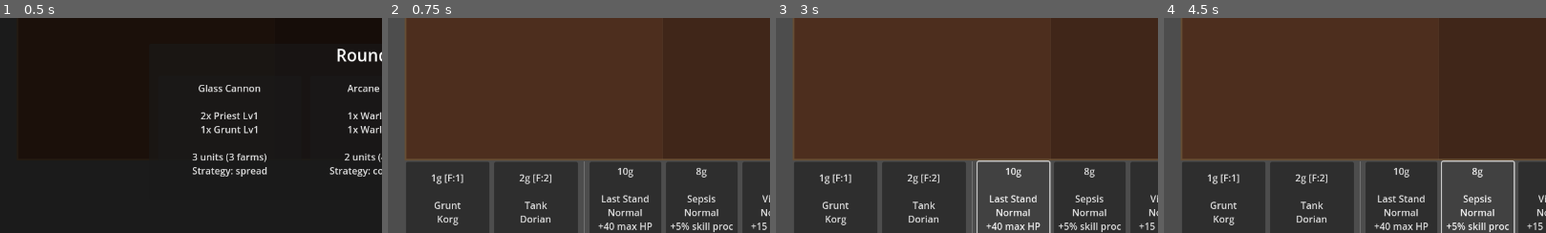
Above: before the commit, frames 1-4 (left to right).
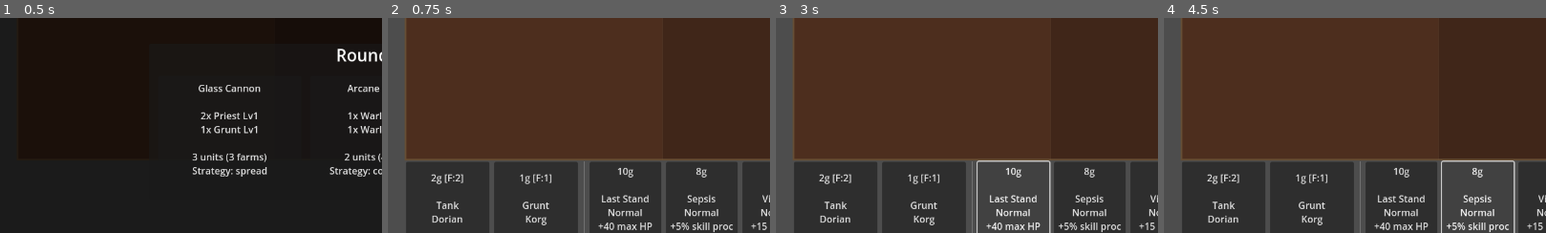
Above: after the commit, the same moments.

Repository: MarcelineVPQ/auto_battler
Game: Godot game, scene res://scenes/main.tscn
Same seed, same stepped clock (60 frames per second), same inputs: the game is played once before the commit and once after it. The engine's default icon, where the game draws it, is replaced by a stand-in: a white triangle on a blue panel in a dark square.
Inputs:
- Up to frame 1 (0.5 s): no input
- Up to frame 2 (0.75 s): click "Glass Cannon 2x Priest Lv1 1x…" at 0.5 s
- Up to frame 3 (3 s): click "Ready" at 1.25 s; click "Ready" at 2 s; click "10g Last Stand Normal +40 max…" at 2.75 s
- Up to frame 4 (4.5 s): click "10g Last Stand Normal +40 max…" at 3.5 s; click "8g Sepsis Normal +5% skill pr…" at 4.25 s
The pictures show only the part of the screen within x 0-50%, y 26-76%; the shares and areas given below are measured in that part.

Frame 1 is identical in both runs. In frame 2, 0.8% of the frame differs, in the area x 11-43%, y 72-97%; in frame 3, 0.8%; in frame 4, 0.8%.

Commit message:
Add defeat rematch, armor as HP pool, and Shield Bash rework
Defeats now rematch the same round with same wave choices instead of
advancing. Gold is refunded to round-start amount, +1 life every 5
rounds. Armor absorbs damage before HP. Shield Bash deals 3*armor+damage
to nearest enemy. Grunt/Tank favored in early shop rolls.

Co-Authored-By: Claude Opus 4.6 <noreply@anthropic.com>

Diff:
--- a/scripts/autoload/game_manager.gd
+++ b/scripts/autoload/game_manager.gd
@@ -28,6 +28,7 @@
 var farms: int = STARTING_FARMS
 var farm_purchases: int = 0
 var last_round_won: bool = false
+var gold_snapshot: int = 0
 
 func change_phase(new_phase: Phase) -> void:
 	current_phase = new_phase
@@ -44,6 +45,9 @@
 		lives_changed.emit(lives)
 		if lives <= 0:
 			game_over.emit()
+		else:
+			gold = gold_snapshot
+			gold_changed.emit(gold)
 	round_ended.emit(player_won)
 
 func calculate_income() -> int:
@@ -64,6 +68,11 @@
 		gold += income
 		gold_changed.emit(gold)
 	current_round += 1
+	gold_snapshot = gold
+	# Life regen every 5 rounds
+	if current_round % 5 == 0:
+		lives += 1
+		lives_changed.emit(lives)
 	change_phase(Phase.WAVE_SELECT)
 
 func spend_gold(amount: int) -> bool:
@@ -93,6 +102,7 @@
 	farms = STARTING_FARMS
 	farm_purchases = 0
 	last_round_won = false
+	gold_snapshot = 0
 	gold_changed.emit(gold)
 	lives_changed.emit(lives)
 	farms_changed.emit()
--- a/scripts/main.gd
+++ b/scripts/main.gd
@@ -299,6 +299,26 @@
 
 	wave_overlay.visible = true
 
+func _show_wave_select_rematch() -> void:
+	# Same as _show_wave_select but reuses existing wave_options (no new generation)
+	wave_title.text = "Round %d/%d — Rematch" % [GameManager.current_round, GameManager.MAX_ROUNDS]
+
+	for child in wave_cards_container.get_children():
+		child.queue_free()
+
+	for i in range(3):
+		var wave: Dictionary = wave_options[i]
+		var btn := Button.new()
+		btn.custom_minimum_size = Vector2(240, 180)
+		btn.text = "%s\n\n%s\n\n%d units (%d farms)\nStrategy: %s" % [
+			wave.name, wave.enemy_text, wave.total_units, wave.total_farms, wave.strategy
+		]
+		var idx := i
+		btn.pressed.connect(func(): _on_wave_selected(idx))
+		wave_cards_container.add_child(btn)
+
+	wave_overlay.visible = true
+
 func _hide_wave_select() -> void:
 	wave_overlay.visible = false
 
@@ -476,6 +496,10 @@
 	var hero_weights := {}
 	for data in hero_pool:
 		hero_weights[data.unit_class] = 1
+	# Favor combat units in early shop rolls
+	if GameManager.current_round <= 4:
+		hero_weights["Grunt"] = 3
+		hero_weights["Tank"] = 3
 	var weighted_heroes := _build_weighted_pool(hero_weights)
 	for i in range(HERO_SHOP_SLOTS):
 		var data: UnitData = weighted_heroes.pick_random()
@@ -1121,12 +1145,15 @@
 		result_label.text = "VICTORY!"
 		result_label.add_theme_color_override("font_color", Color.GREEN)
 	else:
-		result_label.text = "DEFEAT!"
+		result_label.text = "DEFEAT! — Rematch..."
 		result_label.add_theme_color_override("font_color", Color.RED)
 	_update_ui()
 
 	if GameManager.lives > 0 and GameManager.current_round < GameManager.MAX_ROUNDS:
-		get_tree().create_timer(2.0).timeout.connect(_start_next_round)
+		if player_won:
+			get_tree().create_timer(2.0).timeout.connect(_start_next_round)
+		else:
+			get_tree().create_timer(2.0).timeout.connect(_start_rematch)
 	elif GameManager.current_round >= GameManager.MAX_ROUNDS and player_won:
 		result_label.text = "GAME COMPLETE!"
 
@@ -1136,6 +1163,15 @@
 	_hide_info_panel()
 	result_label.text = ""
 	GameManager.advance_round()
+
+func _start_rematch() -> void:
+	board.clear_all()
+	board.deselect()
+	_hide_info_panel()
+	_hide_battle_ui()
+	result_label.text = ""
+	# Reuse existing wave_options — skip _generate_wave_options() and advance_round()
+	_show_wave_select_rematch()
 
 # ── Phase Changes ───────────────────────────────────────────
 
--- a/scripts/unit/combat_system.gd
+++ b/scripts/unit/combat_system.gd
@@ -195,10 +195,8 @@
 			for enemy in enemies:
 				if enemy.is_dead:
 					continue
-				enemy.current_hp = maxi(enemy.current_hp - poison_dmg, 0)
-				enemy.health_bar.value = enemy.current_hp
-				if enemy.current_hp <= 0:
-					enemy.die()
+				enemy.take_damage(poison_dmg)
+				if enemy.is_dead:
 					board.remove_unit(enemy)
 			combat_event.emit("[color=%s]%s casts %s — poisons all enemies for %d![/color]" % [team_tag, u_name, unit.unit_data.ability_name, poison_dmg])
 		"Grunt":
@@ -206,10 +204,18 @@
 			unit.attacks_per_second *= 1.3
 			combat_event.emit("[color=%s]%s enters Frenzy — attack speed up![/color]" % [team_tag, u_name])
 		"Tank":
-			# Shield Bash: gain armor
-			unit.armor += 2
-			unit._update_armor_bar()
-			combat_event.emit("[color=%s]%s uses Shield Bash — +2 armor![/color]" % [team_tag, u_name])
+			# Shield Bash: deal (3 * armor + damage) to nearest enemy
+			var bash_target := board.find_nearest_enemy(unit)
+			if bash_target != null and not bash_target.is_dead:
+				var bash_dmg := unit.armor * 3 + unit.damage
+				var bash_result := bash_target.take_damage(bash_dmg)
+				var t_name := bash_target.unit_data.unit_name
+				combat_event.emit("[color=%s]%s uses Shield Bash on %s for %d![/color]" % [team_tag, u_name, t_name, bash_result.damage])
+				if bash_target.is_dead:
+					combat_event.emit("[color=%s]%s kills %s[/color]" % [team_tag, u_name, t_name])
+					board.remove_unit(bash_target)
+			else:
+				combat_event.emit("[color=%s]%s uses Shield Bash — no target![/color]" % [team_tag, u_name])
 		"Assassin":
 			# Shadowstrike: guaranteed crit on next hit
 			unit.crit_chance += 50.0
@@ -223,10 +229,8 @@
 			for enemy in enemies:
 				if enemy.is_dead:
 					continue
-				enemy.current_hp = maxi(enemy.current_hp - volley_dmg, 0)
-				enemy.health_bar.value = enemy.current_hp
-				if enemy.current_hp <= 0:
-					enemy.die()
+				enemy.take_damage(volley_dmg)
+				if enemy.is_dead:
 					board.remove_unit(enemy)
 			combat_event.emit("[color=%s]%s fires Volley — hits all enemies for %d![/color]" % [team_tag, u_name, volley_dmg])
 
--- a/scripts/unit/unit.gd
+++ b/scripts/unit/unit.gd
@@ -159,10 +159,15 @@
 		result.evaded = true
 		return result
 
-	# Apply armor reduction (can go negative if armor is negative)
-	var final_damage := maxi(amount - armor, 1)
-	result.damage = final_damage
-	current_hp -= final_damage
+	# Armor absorbs damage first, then remainder hits HP
+	var remaining := amount
+	if armor > 0:
+		var absorbed := mini(armor, remaining)
+		armor -= absorbed
+		remaining -= absorbed
+		_update_armor_bar()
+	result.damage = amount
+	current_hp -= remaining
 	current_hp = maxi(current_hp, 0)
 	health_bar.value = current_hp
 
